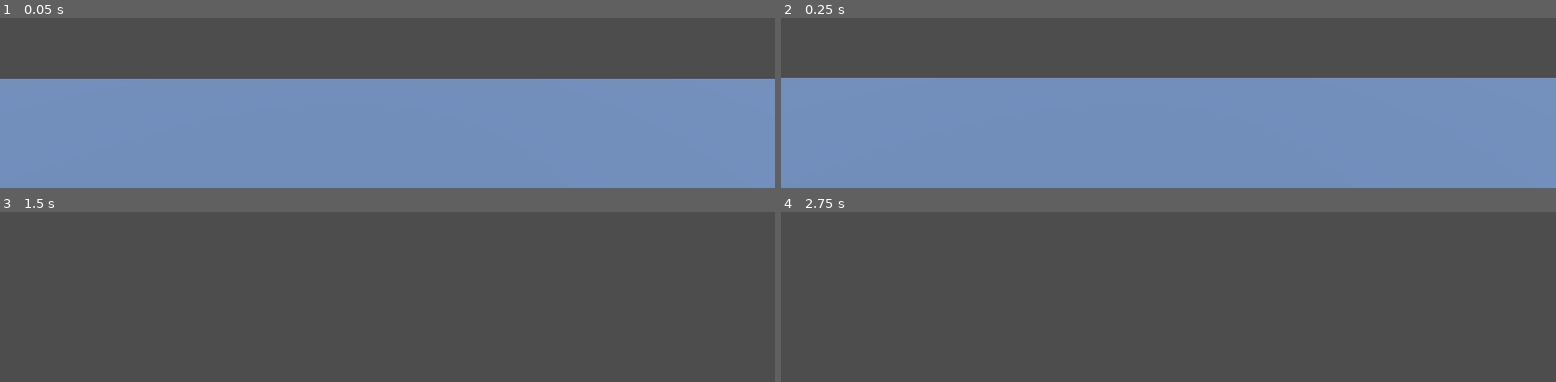
Above: before the commit, frames 1-4 (two rows, left to right).
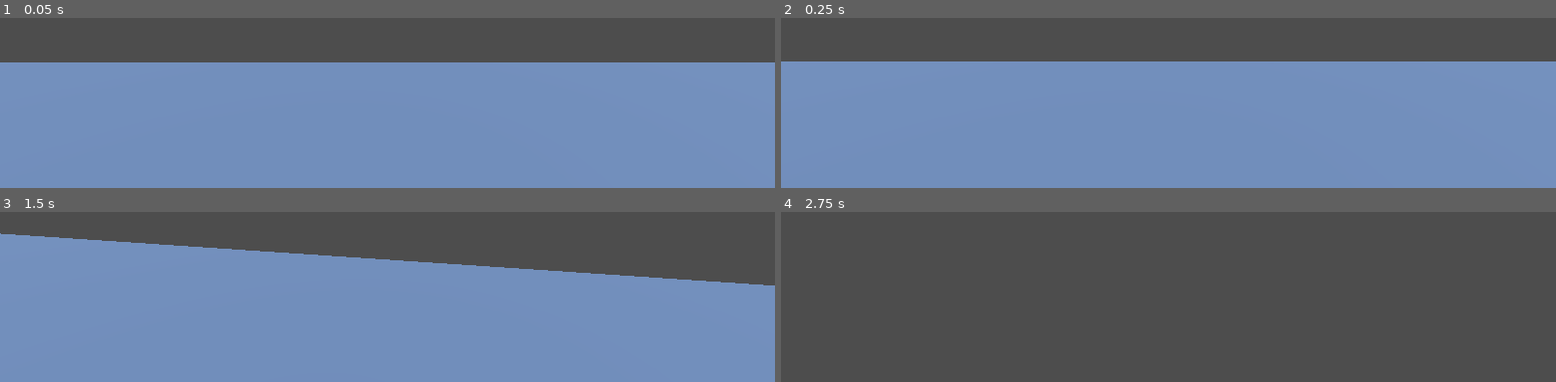
Above: after the commit, the same moments.

Repository: chpassos/fps_test
Game: Godot game, scene res://scenes/levels/world_test.tscn
Two runs of this game, one before a commit and one after it. Both use one fixed random seed, a clock stepped at 60 frames per second and the inputs below. The project has no main scene, so this scene is started directly.
Inputs (mouse positions are in pixels of both pictures, inside the frame that each line leads up to):
- Up to frame 1 (0.05 s): no input
- Up to frame 2 (0.25 s): no input
- Up to frame 3 (1.5 s): tap Enter at 0.5 s; move the mouse to (outside the picture) at 0.52 s; hold Ctrl (crouch) 0.53-1.28 s; hold W (move_forward) from 0.53 s (still down); tap Space (jump) at 0.77, 0.8, 1.07, 1.35 s; move the mouse to (outside the picture) at 1.27 s
- Up to frame 4 (2.75 s): keep holding W (move_forward); tap Space (jump) at 1.52, 1.82, 2.3 s; tap Ctrl (crouch) at 1.55 s; move the mouse to (outside the picture) at 2.02 s; hold Ctrl (crouch) from 2.03 s (still down)

The runs differ from the first frame. In frame 1, 9.7% of the frame differs, in the area x 0-100%, y 26-36%; in frame 2, 9.7%; in frame 3, 72%, in the area x 0-100%, y 12-100%; in frame 4, nothing differs.

Commit message:
Crouching mechanics completed

Diff:
--- a/scenes/levels/world_test.tscn
+++ b/scenes/levels/world_test.tscn
@@ -60,5 +60,5 @@
 shape = SubResource("BoxShape3D_3lt5p")
 
 [node name="Player" parent="." instance=ExtResource("1_safxy")]
-transform = Transform3D(0.454255, 0, -0.890872, 0, 1, 0, 0.890872, 0, 0.454255, 0.892, 1.26983, -6.02824)
+transform = Transform3D(0.370184, 0, 0.928959, 0, 1, 0, -0.928959, 0, 0.370184, 2.79606, 1.26983, -5.30073)
 MOUSE_SENSITIVITY = 0.2
--- a/scenes/player/player.gd
+++ b/scenes/player/player.gd
@@ -13,11 +13,13 @@
 
 var _is_crouching: bool = false
 
+var _speed: float
 
-@export var SPEED: float = 5.0
+@export var SPEED_DEFAULT: float = 5.0
+@export var SPEED_CROUCH: float = 2.0
+
 @export var JUMP_VELOCITY: float = 4.5
 @export_range(5, 10, 0.1) var CROUCH_SPEED: float = 7.0
-
 
 @export var TILT_LOWER_LIMIT := deg_to_rad(-90.0)
 @export var TILT_UPPER_LIMIT := deg_to_rad(90.0)
@@ -25,15 +27,50 @@
 @export var MOUSE_SENSITIVITY: float = 0.5
 
 @export var ANIMATION_PLAYER: AnimationPlayer
+@export var CROUCH_SHAPECAST: Node3D
 
 
 func _ready():
+	_speed = SPEED_DEFAULT
+
 	Input.mouse_mode = Input.MOUSE_MODE_CAPTURED # Hide mouse cursor
+
+	CROUCH_SHAPECAST.add_exception($".")
+
+func _crouching(state: bool):
+	match state:
+		true:
+			ANIMATION_PLAYER.play("crouch", -1, CROUCH_SPEED)
+			_set_movement_speed("crouching")
+		false:
+			ANIMATION_PLAYER.play("crouch", -1, -CROUCH_SPEED, true)
+			_set_movement_speed("default")
+
+func _set_movement_speed(state: String):
+	match state:
+		"default":
+			_speed = SPEED_DEFAULT
+		"crouching":
+			_speed = SPEED_CROUCH
 
 
 func _input(event):
-	if event.is_action_pressed("crouch"):
+	if event.is_action_pressed("crouch") and is_on_floor() == true:
 		_toggle_crouch()
+
+func _toggle_crouch():
+	if _is_crouching == true and CROUCH_SHAPECAST.is_colliding() == false:
+		_crouching(false)
+	elif _is_crouching == false:
+		_crouching(true)
+
+func _on_animation_player_animation_started(anim_name):
+	if anim_name == "crouch":
+		_is_crouching = !_is_crouching
+
+
+
+
 
 
 
@@ -82,13 +119,9 @@
 	_tilt_input = 0.0
 
 
-func _toggle_crouch():
-	if _is_crouching == true:
-		ANIMATION_PLAYER.play("crouch", -1, -CROUCH_SPEED, true)
-	elif _is_crouching == false:
-		ANIMATION_PLAYER.play("crouch", -1, CROUCH_SPEED)
 
-	_is_crouching = !_is_crouching
+
+
 
 
 func _physics_process(delta):
@@ -99,7 +132,7 @@
 		velocity += get_gravity() * delta
 
 	# Handle jump.
-	if Input.is_action_just_pressed("jump") and is_on_floor():
+	if Input.is_action_just_pressed("jump") and is_on_floor() and _is_crouching == false:
 		velocity.y = JUMP_VELOCITY
 
 	# Get the input direction and handle the movement/deceleration.
@@ -107,10 +140,10 @@
 	var input_dir = Input.get_vector("move_left", "move_right", "move_forward", "move_backward")
 	var direction = (transform.basis * Vector3(input_dir.x, 0, input_dir.y)).normalized()
 	if direction:
-		velocity.x = direction.x * SPEED
-		velocity.z = direction.z * SPEED
+		velocity.x = direction.x * _speed
+		velocity.z = direction.z * _speed
 	else:
-		velocity.x = move_toward(velocity.x, 0, SPEED)
-		velocity.z = move_toward(velocity.z, 0, SPEED)
+		velocity.x = move_toward(velocity.x, 0, _speed)
+		velocity.z = move_toward(velocity.z, 0, _speed)
 
 	move_and_slide()
--- a/scenes/player/player.tscn
+++ b/scenes/player/player.tscn
@@ -91,10 +91,13 @@
 "crouch": SubResource("Animation_vgy14")
 }
 
-[node name="Player" type="CharacterBody3D" node_paths=PackedStringArray("CAMERA_CONTROLLER", "ANIMATION_PLAYER")]
+[sub_resource type="SphereShape3D" id="SphereShape3D_8oi58"]
+
+[node name="Player" type="CharacterBody3D" node_paths=PackedStringArray("CAMERA_CONTROLLER", "ANIMATION_PLAYER", "CROUCH_SHAPECAST")]
 script = ExtResource("1_b82jt")
 CAMERA_CONTROLLER = NodePath("CameraController")
 ANIMATION_PLAYER = NodePath("AnimationPlayer")
+CROUCH_SHAPECAST = NodePath("ShapeCast3D")
 
 [node name="CollisionShape3D" type="CollisionShape3D" parent="."]
 shape = SubResource("CapsuleShape3D_1rbmp")
@@ -116,3 +119,10 @@
 libraries = {
 "": SubResource("AnimationLibrary_tbjuy")
 }
+
+[node name="ShapeCast3D" type="ShapeCast3D" parent="."]
+shape = SubResource("SphereShape3D_8oi58")
+target_position = Vector3(0, 0.85, 0)
+debug_shape_custom_color = Color(0, 0.658824, 0, 1)
+
+[connection signal="animation_started" from="AnimationPlayer" to="." method="_on_animation_player_animation_started"]
Not shown: 1 places in scenes/player/player.tscn that only renumber resources
